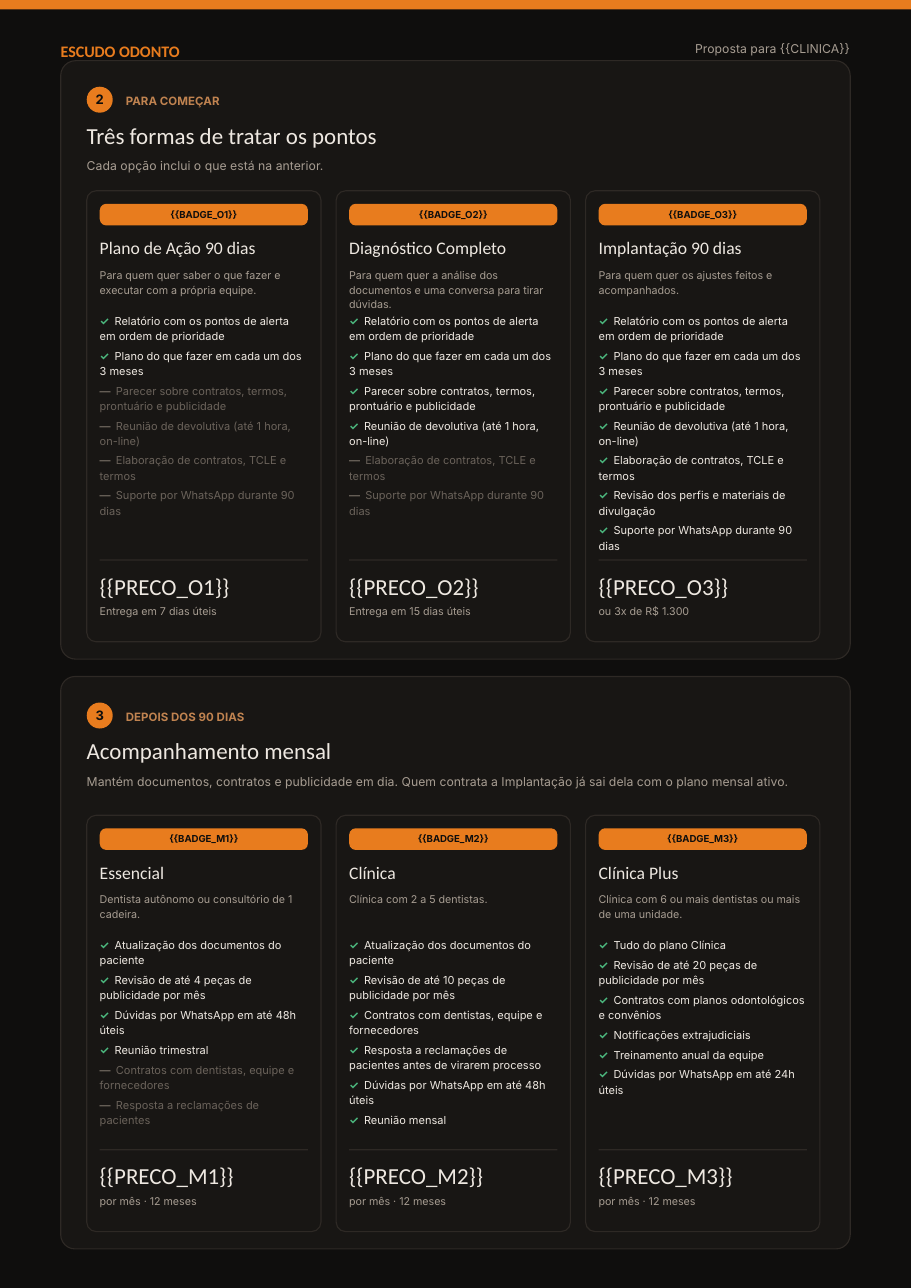
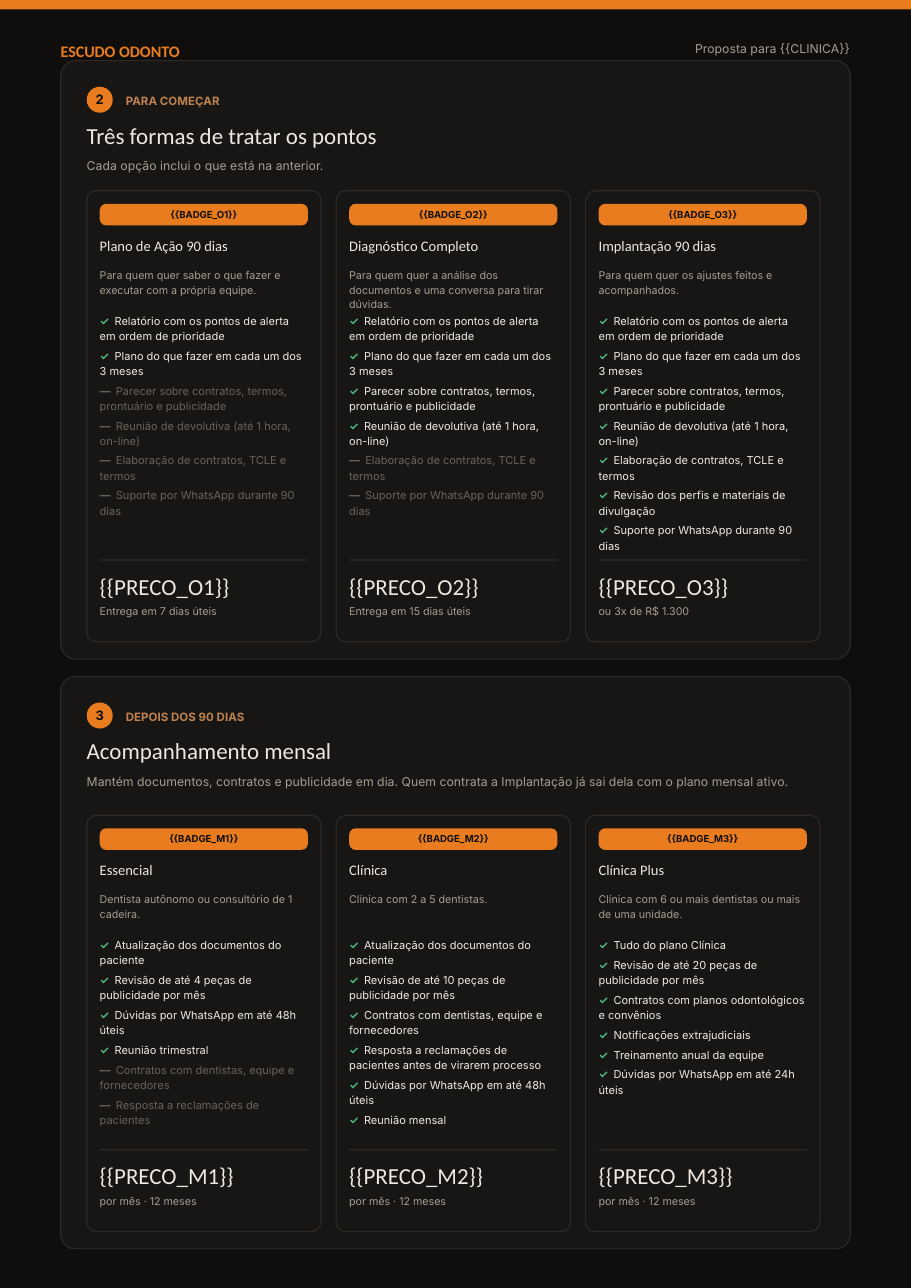
Before and after one commit to gusttavodanttas/diagnostico-escudo-odonto, a slide deck: slide 2 of modelos/proposta-modelo.pptx. Drawn at 911x1288 pixels with LibreOffice and Linux fonts; fonts in the diff are those of the drawing. Boxes give left, top, right and bottom in pixels: in the first picture for what was removed or moved away, otherwise in the second. Text is boxed around its words. In the diff, an @@ line names an element or a change of style, - is before the commit and + after.

```diff
--- a/modelos/proposta-modelo.pptx
+++ b/modelos/proposta-modelo.pptx
@@ size 11.5 to 9.5 pt in 6 elements at box(100, 241, 228, 254), box(349, 241, 478, 254), box(599, 241, 717, 254), box(100, 865, 153, 875), box(349, 865, 387, 875), box(599, 865, 664, 875) @@
```
Also in this commit, not shown: 1 other slide changed.
